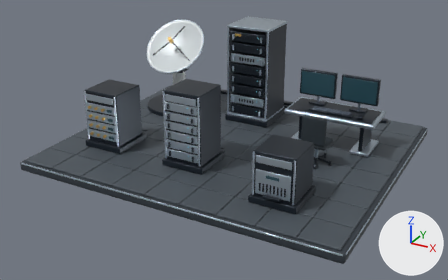
Before and after pictures for a commit that changed the glTF model public/models/ground.glb.
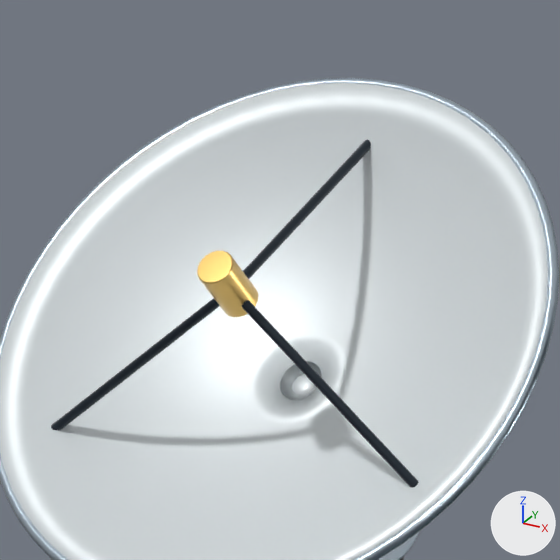
There are two pictures of each version: one whole from a 50 mm lens placed at (6.7, -14.08, 6.43), pointed at (-0.08, -1.76, 0.27), one close up on the part from 33% to 46% of the width and 4% to 24% of the height. Every picture has the same lights, and +X, +Y and +Z are marked at lower right. The last two pictures show the newer version. Where no turn or scale is listed for an object, it has been applied to the vertices. Vertices at exactly the same position are counted once.

Names of what the first close-up shows: 'Receive — Black anodized aluminum.001', 'Receive — Folded blanket edging', 'Receive — Machined aluminum.001', 'Receive — Pale radiator finish.001' and 1 more.
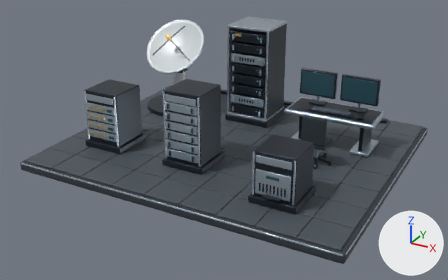
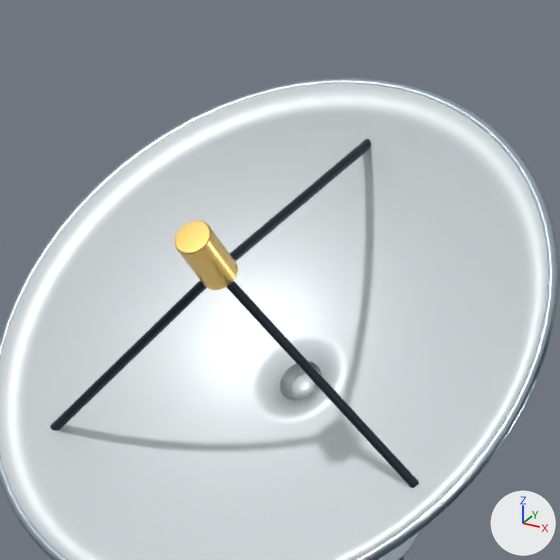
Where the newer file only moved an object's origin or applied its transform, the numbers keep the older frame.

Scene script edits in JSON lines:
```json
{"block": "me_cylinder_004", "where": "# used by ob_receive___black_anodized_aluminum_001; location = (-2.65, 0.273, 2.191)"}
{"op": "remove", "block": "me_cylinder_004", "code": "me_cylinder_004.from_pydata(...)  # 240 vertices, 468 faces; spans x -0.63..0.63, y -0.412..0.376, z -0.63..0.146"}
{"op": "add", "block": "me_cylinder_004", "code": "me_cylinder_004.from_pydata(...)  # 240 vertices, 468 faces; spans x -0.63..0.63, y -0.457..0.375, z -0.63..0.147"}
{"block": "me_cylinder_004", "change": "me_cylinder_004 part 1: the loose piece of 80 vertices spanning x -0.014..0.014, y -0.376..0.376, z -0.146..0.146 is multiplied about its middle by the matrix ((1.06, 0.0, 0.0), (0.0, 1.054, 0.115), (0.0, -0.115, 1.054)), then moved by (0.0, -0.035, 0.036)"}
{"block": "me_cylinder_004", "change": "me_cylinder_004 part 2: the loose piece of 80 vertices spanning x -0.63..0.006, y -0.412..-0.359, z -0.63..-0.126 is multiplied about its middle by the matrix ((1.051, 0.119, -0.07), (-0.119, 1.053, 0.005), (0.071, 0.003, 1.058)), then moved by (0.0, -0.035, 0.036)"}
{"block": "me_cylinder_004", "change": "me_cylinder_004 part 3: the loose piece of 80 vertices spanning x -0.006..0.63, y -0.412..-0.359, z -0.63..-0.126 is multiplied about its middle by the matrix ((1.051, -0.119, 0.07), (0.119, 1.053, 0.005), (-0.071, 0.003, 1.058)), then moved by (0.0, -0.035, 0.036)"}
{"op": "set", "path": "ob_receive___folded_blanket_edging.location", "old": "(-2.65, -0.121, 2.078)", "new": "(-2.65, -0.223, 2.182)"}
```

Pixel boxes (x1, y1, x2, y2) of what changed, in the close-ups (560 x 560 px; the box of a moved part takes in the faces that stretch with it):
```json
{"object": "Receive — Black anodized aluminum.001", "change": "reshaped", "before": [51, 139, 418, 488], "after": [50, 139, 419, 488], "on screen": "mostly hidden"}
{"object": "Receive — Folded blanket edging", "change": "moved", "before": [197, 251, 258, 317], "after": [175, 221, 238, 290]}
{"part": 1, "of": "me_cylinder_004", "change": "moved or reshaped", "before": [243, 139, 371, 279], "after": [230, 139, 371, 261]}
{"part": 2, "of": "me_cylinder_004", "change": "moved or reshaped", "before": [51, 298, 219, 430], "after": [50, 281, 207, 430], "on screen": "mostly hidden"}
{"part": 3, "of": "me_cylinder_004", "change": "moved or reshaped", "before": [242, 300, 418, 488], "after": [227, 281, 419, 488], "on screen": "mostly hidden"}
```
